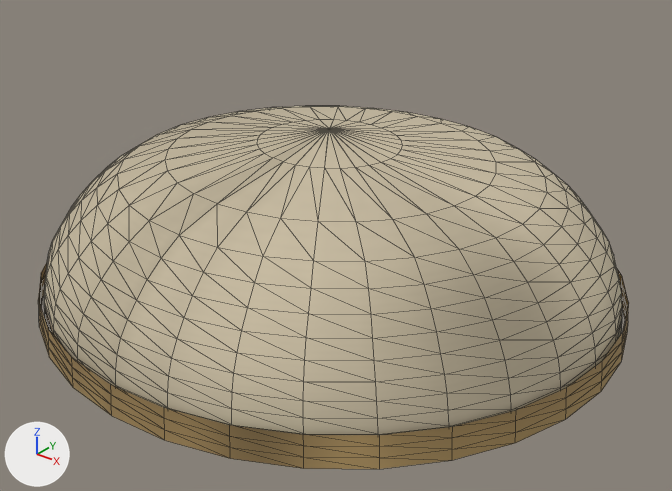
The glTF model src/assets/models/wardrobe/classes/modular/traje_clerigo_roble_head.glb, before and after one commit.
Camera for both pictures: a 50 mm lens placed at (0.813, -1.001, 2.637), pointed at (0.031, -0.024, 2.031). Every picture has the same lights, and +X, +Y and +Z are marked at lower left. The first picture is the older version. Mesh edges are drawn as thin lines. Vertices at exactly the same position are counted once.

In view in the first picture: 'suit-head'.
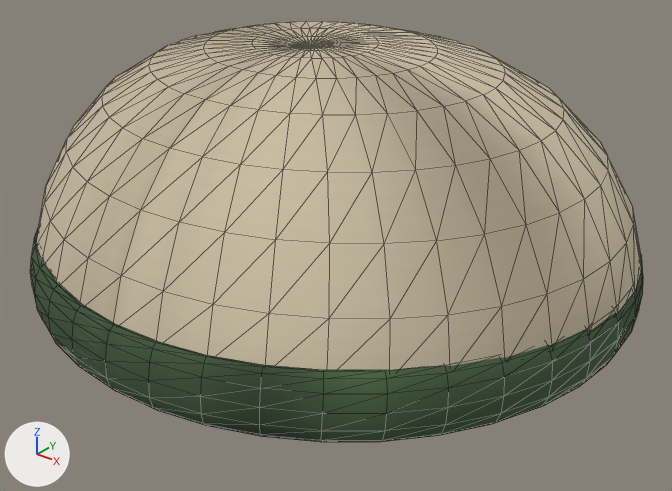
Edits to the bpy script that builds the scene:
```text
Add img_tunic_painted_atlas:
    img_tunic_painted_atlas = load_image('tunic painted atlas', '_unpacked/tunic_painted_atlas', 512, 512, 'sRGB')
Add img_tunic_seams_and_folds:
    img_tunic_seams_and_folds = load_image('tunic seams and folds', '_unpacked/tunic_seams_and_folds', 256, 256, 'Non-Color')
Add mat_tunic:
    mat_tunic = bpy.data.materials.new('tunic')
    # colours: dark green #476441
    # uses the picture img_tunic_painted_atlas
    # uses the picture img_tunic_seams_and_folds
    # uses the picture img_tunic_surface
Change me_suit_head:
    used by ob_suit_head; location = (0.0, 0.0, 0.0)
    remove me_suit_head.from_pydata(...)  # 576 vertices, 1024 faces; spans x -0.453..0.453, y -0.431..0.431, z 1.94..2.2
    add me_suit_head.from_pydata(...)  # 1682 vertices, 3360 faces; spans x -0.462..0.462, y -0.431..0.443, z 1.97..2.3
    me_suit_head part 1: the loose piece of 448 vertices spanning x -0.445..0.445, y -0.423..0.423, z 1.94..2.2 is rebuilt with 962 vertices and now spans x -0.462..0.454, y -0.42..0.438, z 1.976..2.3
    me_suit_head part 2: the loose piece of 128 vertices spanning x -0.453..0.453, y -0.431..0.431, z 1.94..1.985 is rebuilt with 720 vertices and now spans x -0.462..0.462, y -0.431..0.443, z 1.97..2.063, in mat_tunic
    remove me_suit_head.materials.append(mat_tunictrim)
    add me_suit_head.materials.append(mat_tunic)
```

Where the change shows, as pixel boxes (x1, y1, x2, y2) in the pictures (672 x 491 px):
'suit-head', reshaped (16% taller)
    before: (38, 106, 629, 469)
    after: (30, 21, 643, 442)
part 1 of me_suit_head, rebuilt
    before: (44, 106, 622, 435)
    after: (36, 21, 642, 370)
part 2 of me_suit_head, rebuilt
    before: (38, 263, 629, 469)
    after: (30, 227, 643, 442)
